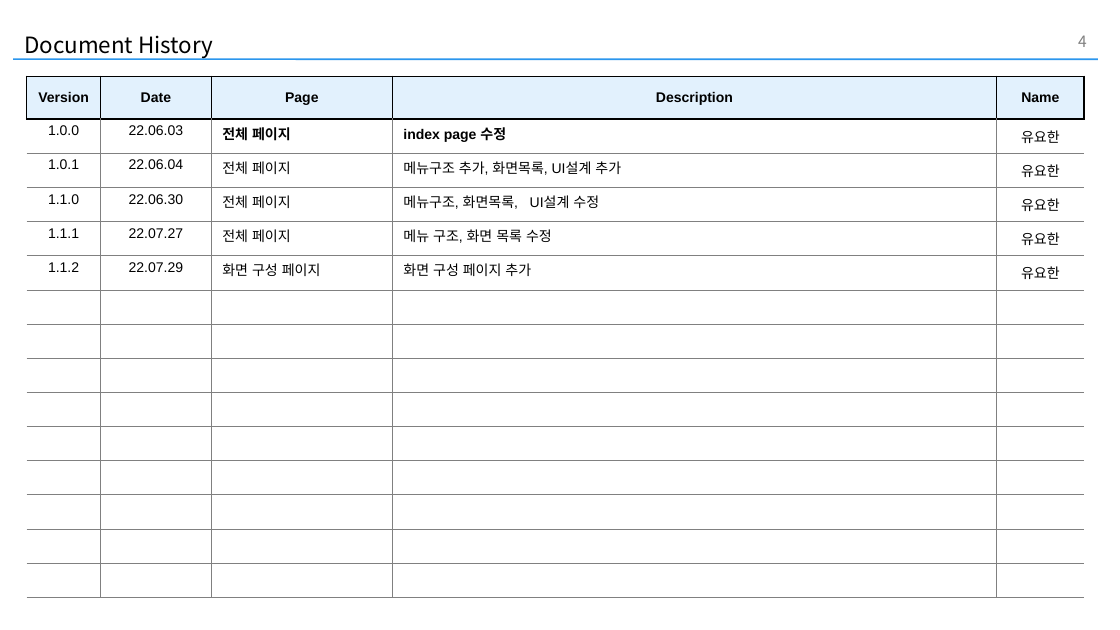
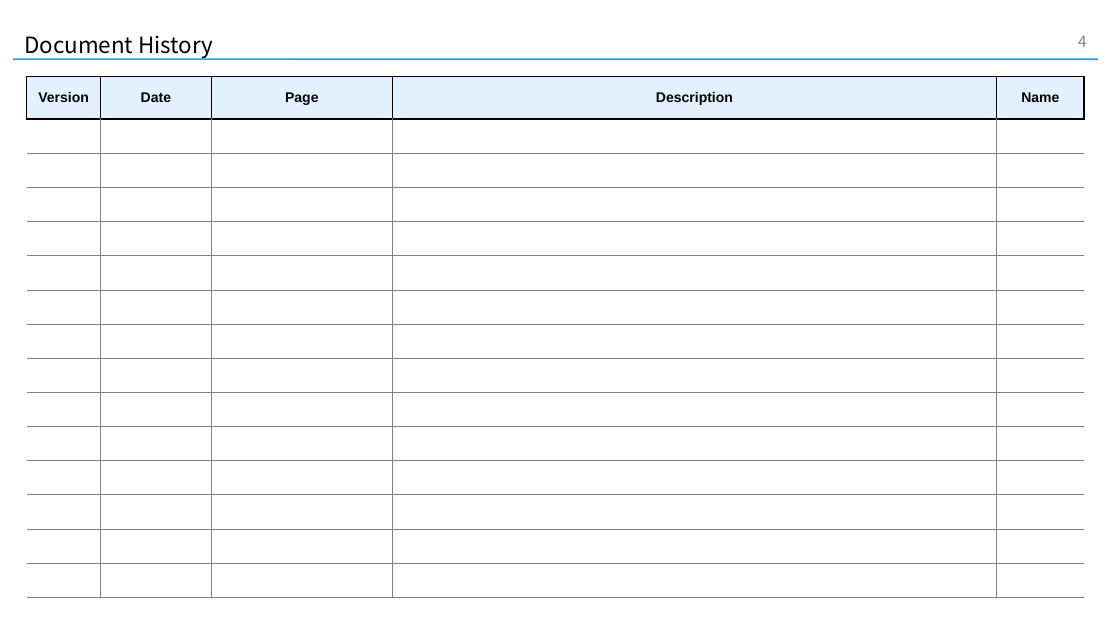
Before and after one commit to YuYoHan/project_study02, a slide deck: slide 4 of storyboard.pptx. Drawn at 1120x630 pixels with LibreOffice and Linux fonts; fonts in the diff are those of the drawing. Boxes give left, top, right and bottom in pixels: in the first picture for what was removed or moved away, otherwise in the second. Text is boxed around its words. In the diff, an @@ line names an element or a change of style, - is before the commit and + after.

```diff
--- a/storyboard.pptx
+++ b/storyboard.pptx
@@ table at (27, 76, 1085, 597) @@
-row 2: 1.0.0 | 22.06.03 | 전체 페이지 | index page 수정 | 유요한
-row 3: 1.0.1 | 22.06.04 | 전체 페이지 | 메뉴구조 추가, 화면목록, UI설계 추가 | 유요한
-row 4: 1.1.0 | 22.06.30 | 전체 페이지 | 메뉴구조, 화면목록, UI설계 수정 | 유요한
-row 5: 1.1.1 | 22.07.27 | 전체 페이지 | 메뉴 구조, 화면 목록 수정 | 유요한
-row 6: 1.1.2 | 22.07.29 | 화면 구성 페이지 | 화면 구성 페이지 추가 | 유요한
+row 11:  |  |  |  | 
+row 12:  |  |  |  | 
+row 13:  |  |  |  | 
+row 14:  |  |  |  | 
+row 15:  |  |  |  | 
```
Also in this commit, not shown: 7 other slides changed, 2 other files.
